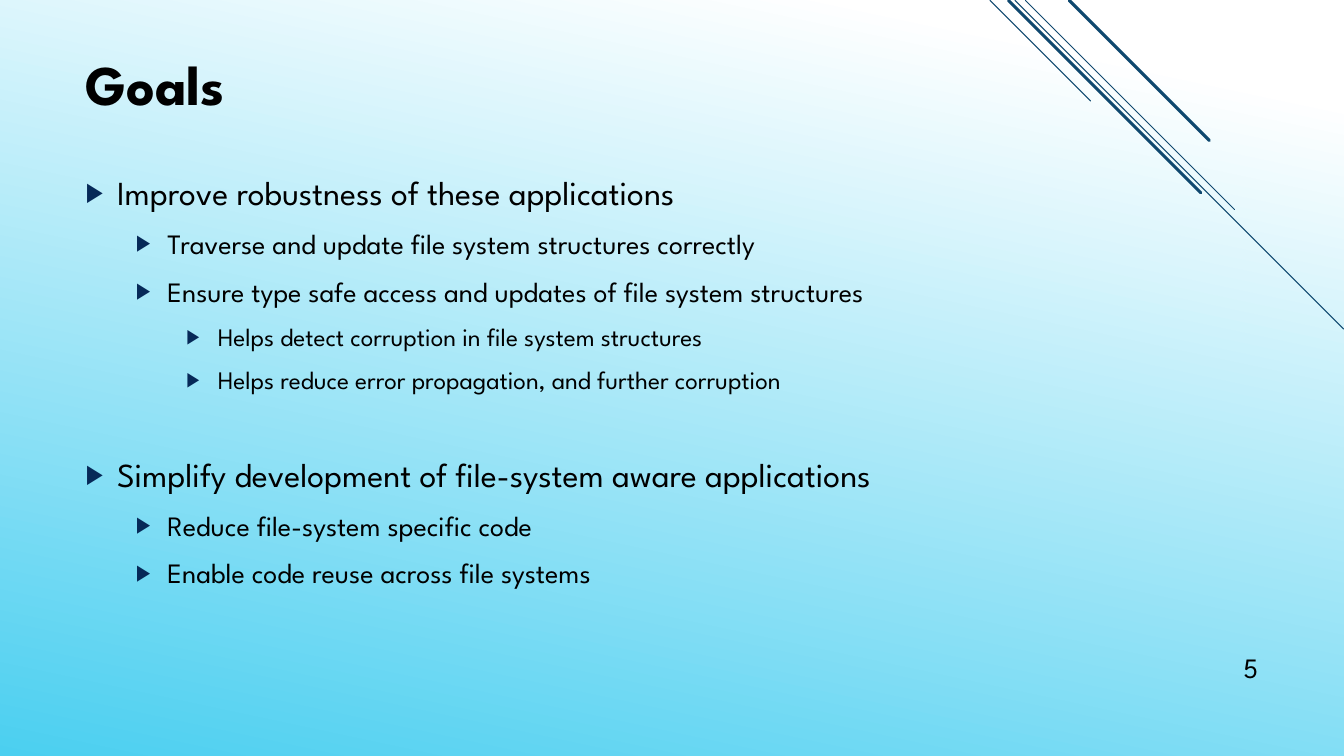
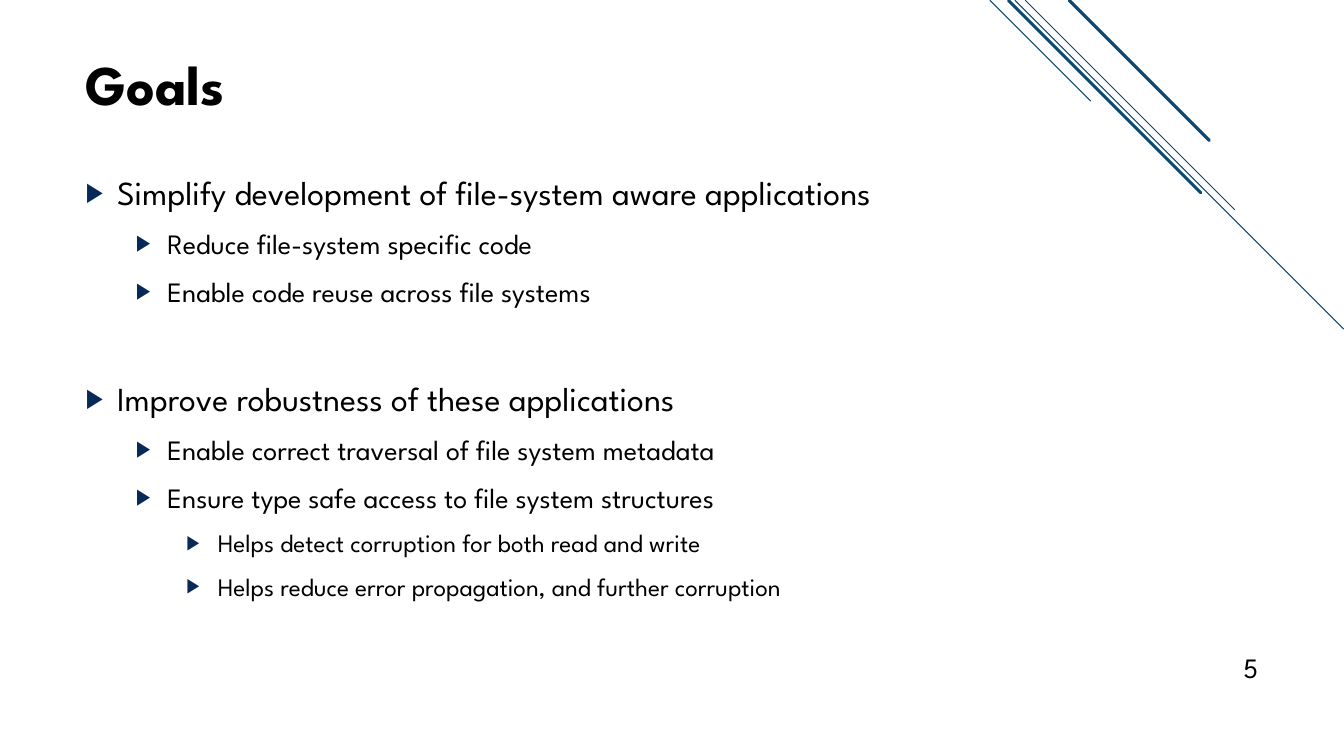
Before and after one commit to jacksun007/spiffy-paper, a slide deck: slide 5 of talk/spiffy_talk.pptx. Drawn at 1344x756 pixels with LibreOffice and Linux fonts; fonts in the diff are those of the drawing. Boxes give left, top, right and bottom in pixels: in the first picture for what was removed or moved away, otherwise in the second. Text is boxed around its words. In the diff, an @@ line names an element or a change of style, - is before the commit and + after.

```diff
--- a/talk/spiffy_talk.pptx
+++ b/talk/spiffy_talk.pptx
@@ background gradient #FFFFFF to #4BCFF0 to #FFFFFF @@
@@ text at box(117, 181, 863, 395): paragraphs removed @@
-▶ Improve robustness of these applications
-  ▶ Traverse and update file system structures correctly
-  ▶ Ensure type safe access and updates of file system structures
-    ▶ Helps detect corruption in file system structures
-    ▶ Helps reduce error propagation, and further corruption
@@ text at box(117, 387, 781, 602): paragraphs added @@
+▶ Improve robustness of these applications
+  ▶ Enable correct traversal of file system metadata
+  ▶ Ensure type safe access to file system structures
+    ▶ Helps detect corruption for both read and write
+    ▶ Helps reduce error propagation, and further corruption
```
Also in this commit, not shown: 31 other slides changed, 1 slide added.
